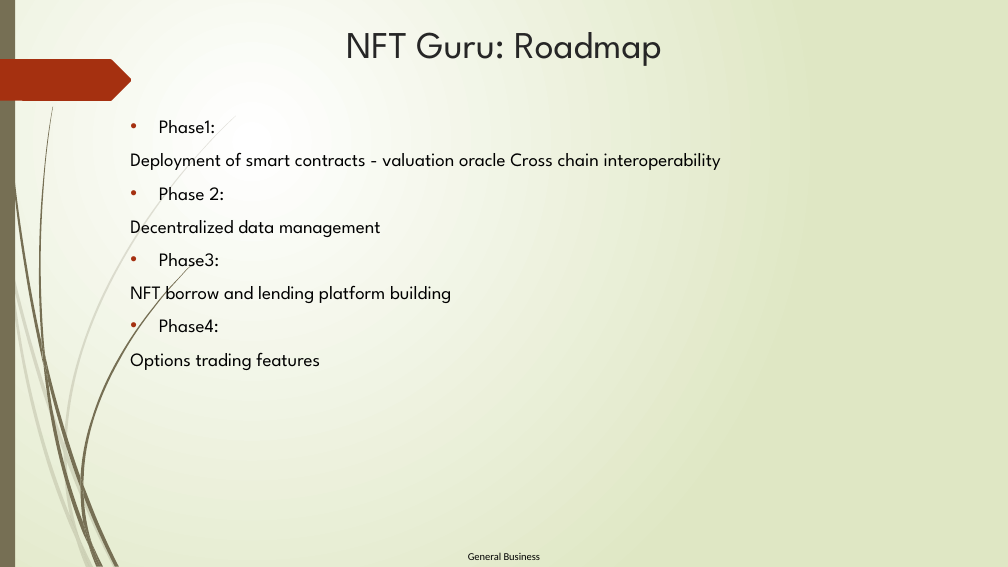
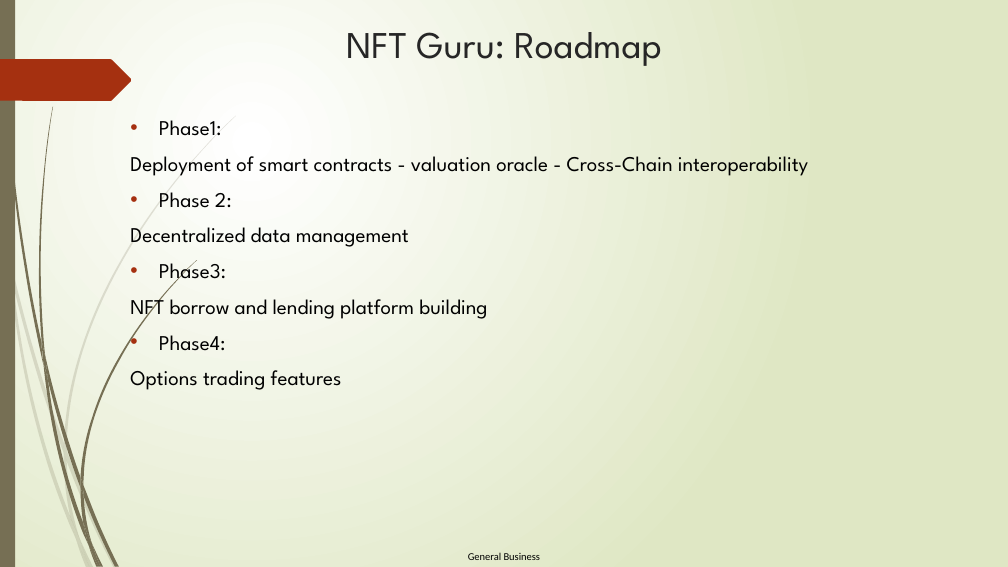
Before and after one commit to pedrobeirao/NFTGuru, a slide deck: slide 3 of NFT Guru.pptx. Drawn at 1008x567 pixels with LibreOffice and Linux fonts; fonts in the diff are those of the drawing. Boxes give left, top, right and bottom in pixels: in the first picture for what was removed or moved away, otherwise in the second. Text is boxed around its words. In the diff, an @@ line names an element or a change of style, - is before the commit and + after.

```diff
--- a/NFT Guru.pptx
+++ b/NFT Guru.pptx
@@ text at bbox=[130, 120, 487, 390]: size 18 to 20 pt in "Phase1:", "Phase 2:", "Decentralized data management", "Phase3:" and 3 more places @@
@@ text at bbox=[130, 156, 808, 176]: text changed; size 18 to 20 pt @@
-Deployment of smart contracts - valuation oracle Cross chain interoperability
+Deployment of smart contracts - valuation oracle - Cross-Chain interoperability
```
Also in this commit, not shown: 3 other slides changed.
